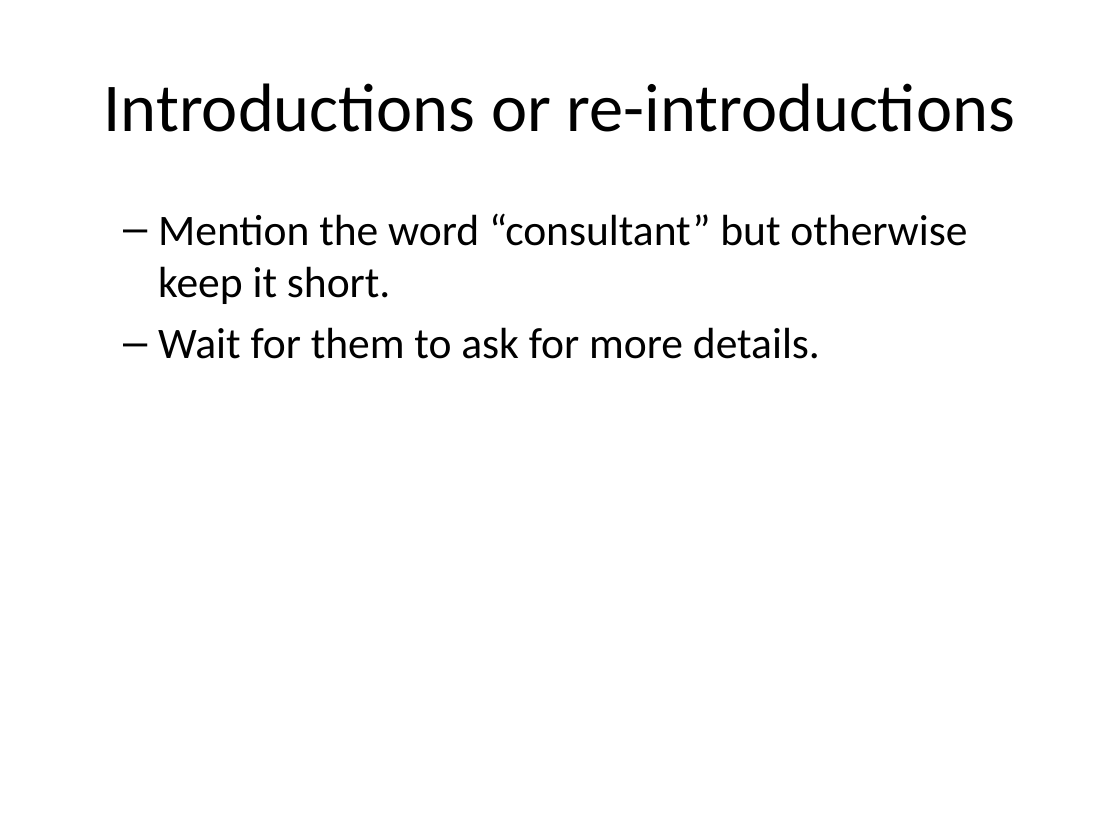
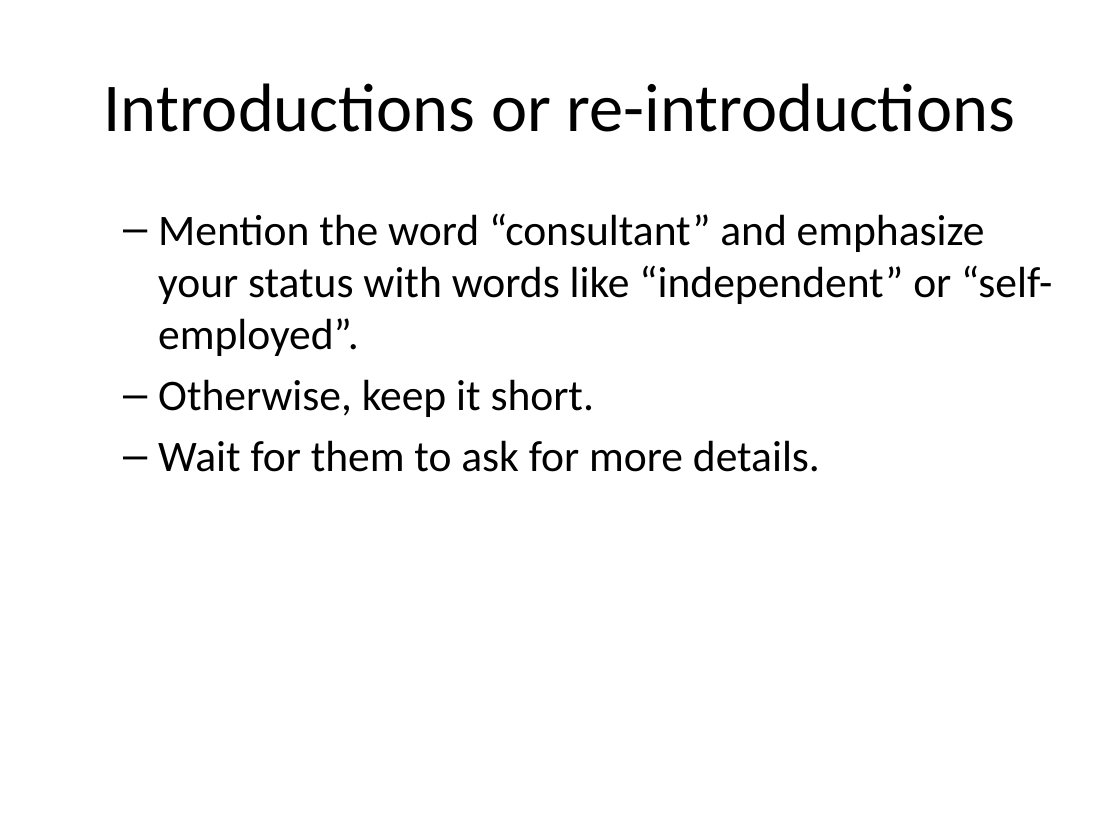
Before and after one commit to pmean/finding-customers, a slide deck: slide 16 of finding-customers.pptx (slide 13 before the commit). Drawn at 1120x840 pixels with LibreOffice and Linux fonts; fonts in the diff are those of the drawing. Boxes give left, top, right and bottom in pixels: in the first picture for what was removed or moved away, otherwise in the second. Text is boxed around its words. In the diff, an @@ line names an element or a change of style, - is before the commit and + after.

```diff
--- a/finding-customers.pptx
+++ b/finding-customers.pptx
@@ text at [158,213,1052,417]: text changed @@
-  – Mention the word “consultant” but otherwise keep it short.
+  – Mention the word “consultant” and emphasize your status with words like “independent” or “self-employed”.
+  – Otherwise, keep it short.
```
Also in this commit, not shown: 5 other slides changed, 10 slides added, 1 slide removed, 3 other files.
